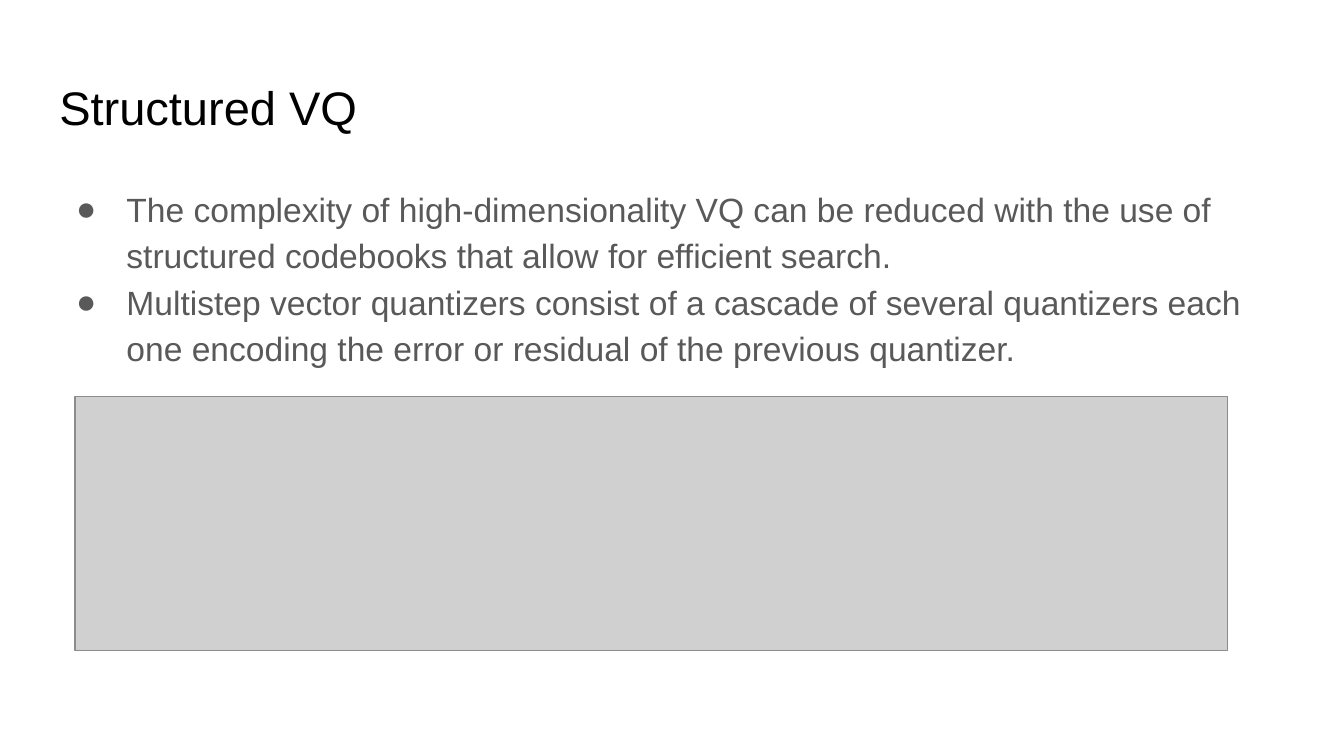
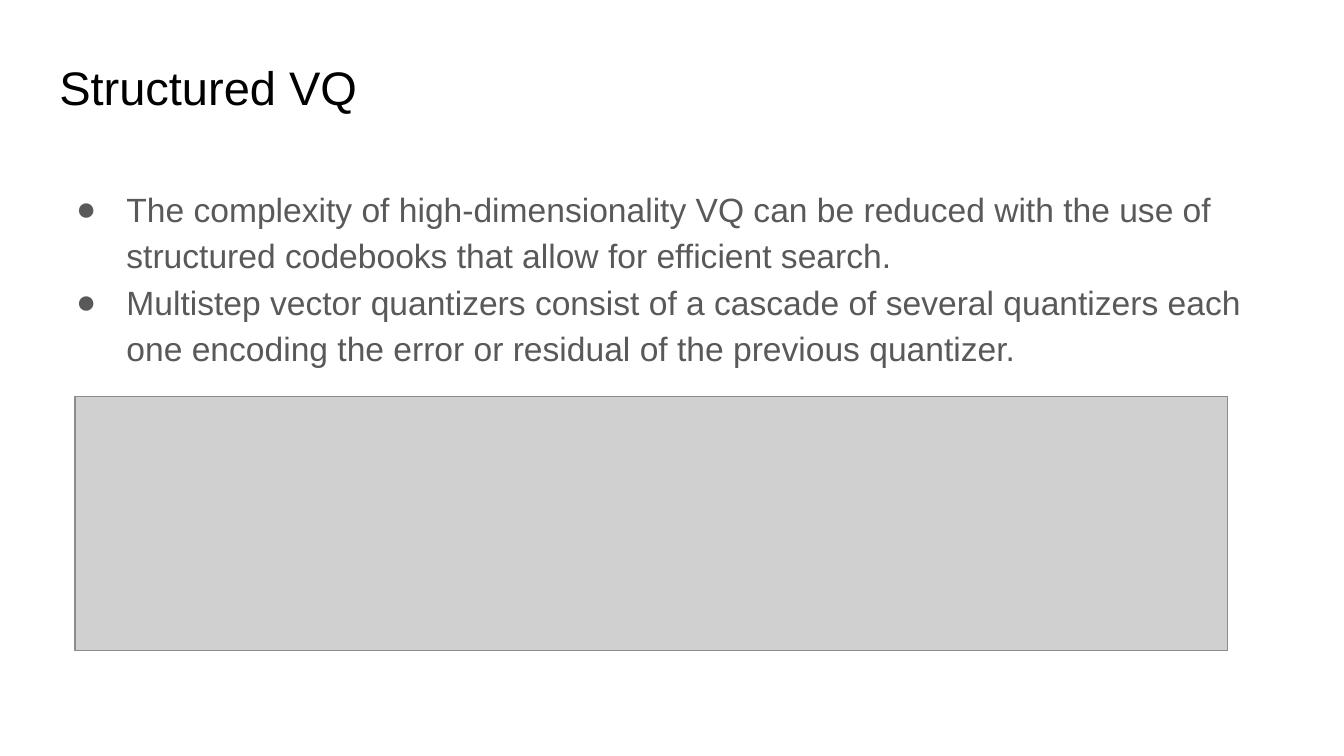
Before and after one commit to xserra/audio-coding-materials, a slide deck: slide 17 of lectures/2. Quantization and _entropy coding.pptx (slide 15 before the commit). Drawn at 1344x756 pixels with LibreOffice and Linux fonts; fonts in the diff are those of the drawing; grey boxes stand for pictures. Boxes give left, top, right and bottom in pixels: in the first picture for what was removed or moved away, otherwise in the second. Text is boxed around its words. In the diff, an @@ line names an element or a change of style, - is before the commit and + after.

```diff
--- a/lectures/2. Quantization and _entropy coding.pptx
+++ b/lectures/2. Quantization and _entropy coding.pptx
@@ title "Structured VQ": place and size @@
-title "Structured VQ" at [59,91,357,134]
+title "Structured VQ" at [59,71,357,114]
```
Also in this commit, not shown: 11 other slides changed, 4 slides added, 1 slide removed.
